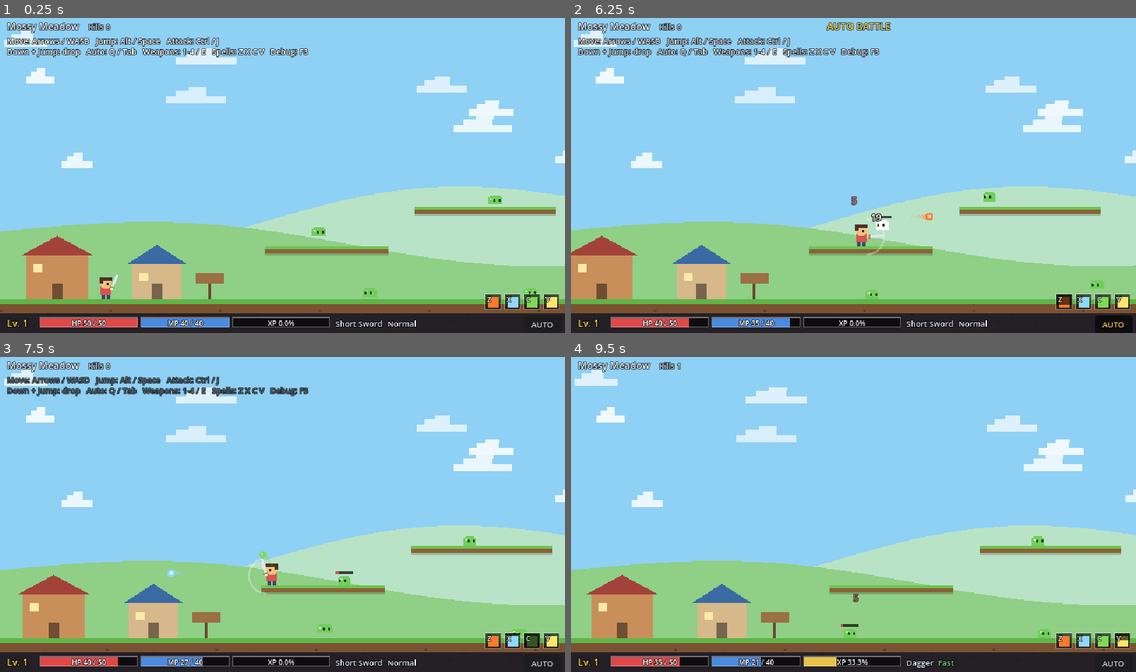
Above: before the commit, frames 1-4 (two rows, left to right).
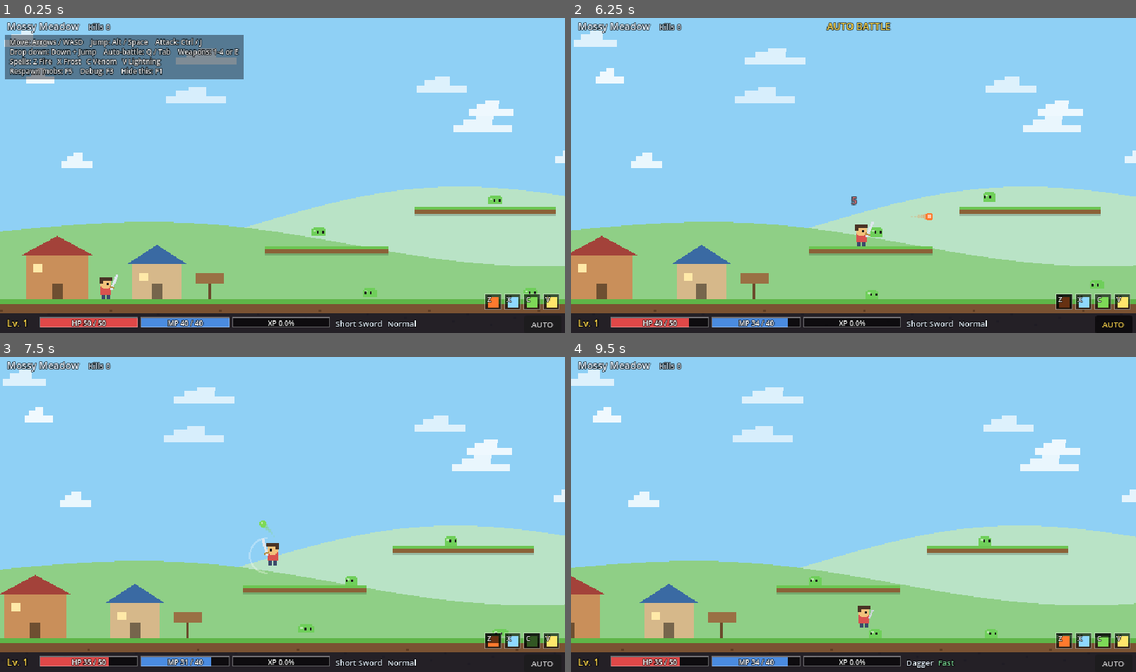
Above: after the commit, the same moments.

Repository: Daggenthal/Simmo
Game: Godot game, scene res://main.tscn
The game is run twice, just before and just after one commit, with the same random seed, the same clock (stepped at 60 frames per second) and the same inputs.
Inputs (mouse positions are in pixels of both pictures, inside the frame that each line leads up to):
- Up to frame 1 (0.25 s): no input
- Up to frame 2 (6.25 s): click "AUTO" at 0.5 s; move the mouse to (977, 159) at 1.27 s; hold Ctrl (attack) 1.28-2.03 s; hold Right (move_right) 1.28-2.78 s; click (977, 159) at 1.42 s; tap Alt (jump) at 1.52, 1.82, 2.27, 2.57, 3.6, 3.77, 4.07, 4.52, 4.82, 5.27, 5.57 s; tap Q (auto_battle) at 1.55, 2.1, 4.55, 5.1 s; move the mouse to (740, 191) at 2.02 s; tap J at 2.3, 2.85, 5.3 s; move the mouse to (910, 106) at 2.77 s; hold Left (move_left) 2.78-3.53 s; hold Alt (jump) 2.78-3.53 s; move the mouse to (825, 238) at 3.52 s; hold Right (move_right) 3.53-5.03 s; click (825, 238) at 3.67 s; tap Ctrl (attack) at 3.8 s; move the mouse to (1023, 222) at 4.27 s; hold Ctrl (attack) 4.28-5.03 s; tap F1 (help_toggle, bound only after the commit) at 4.9 s; move the mouse to (684, 128) at 5.02 s; hold Left (move_left) 5.03-5.78 s; move the mouse to (881, 175) at 5.77 s; hold Right (move_right) from 5.78 s (still down); hold Alt (jump) from 5.78 s (still down); tap Z (spell_1) at 5.85 s; click (881, 175) at 5.92 s
- Up to frame 3 (7.5 s): move the mouse to (197, 432) at 6.52 s; release Right (move_right) at 6.53 s; release Alt (jump) at 6.53 s; hold Left (move_left) from 6.53 s (still down); tap X (spell_2) at 6.6 s; tap Alt (jump) at 6.77, 7.07 s; tap Ctrl (attack) at 6.8 s; move the mouse to (406, 498) at 7.27 s; hold Q (auto_battle) from 7.28 s (still down); tap C (spell_3) at 7.35 s
- Up to frame 4 (9.5 s): tap Alt (jump) at 7.52, 7.82, 8.27, 8.57, 9.05 s; move the mouse to (740, 530) at 8.02 s; release Left (move_left) at 8.03 s; release Q (auto_battle) at 8.03 s; hold Right (move_right) from 8.03 s (still down); tap V (spell_4) at 8.1 s; click (740, 530) at 8.17 s; tap J at 8.3 s; move the mouse to (910, 445) at 8.77 s; hold 1 (weapon_1) from 8.78 s (still down)

The runs differ from the first frame. In frame 1, 5.9% of the frame differs, in the area x 0-55%, y 5-20%; in frame 2, 1.9%; in frame 3, 6.7%; in frame 4, 8.6%, in the area x 0-100%, y 1-99%.

Commit message:
Spell pacing: 1s global cooldown, longer spell cooldowns, casting locks the weapon; controls panel stays on screen (F1 toggles)
Co-Authored-By: Claude Opus 5.5 <noreply@anthropic.com>

Diff:
--- a/data/balance.json
+++ b/data/balance.json
@@ -27,9 +27,10 @@
     "auto_stick_bonus": 40.0,
     "max_mp": 40,
     "mp_per_level": 5,
-    "mp_regen": 3.0,
-    "global_cast_cooldown": 0.35,
-    "auto_use_spells": true
+    "mp_regen": 1.5,
+    "global_cast_cooldown": 1.0,
+    "auto_use_spells": true,
+    "attack_blocks_cast": 0.3
   },
   "mobs": {
     "green_slime": {
@@ -146,7 +147,7 @@
       "key": "Z",
       "kind": "bolt",
       "mp": 6,
-      "cooldown": 1.2,
+      "cooldown": 4.0,
       "damage_min": 9,
       "damage_max": 13,
       "speed": 240,
@@ -159,7 +160,7 @@
       "key": "X",
       "kind": "bolt",
       "mp": 6,
-      "cooldown": 1.0,
+      "cooldown": 5.0,
       "damage_min": 8,
       "damage_max": 11,
       "speed": 220,
@@ -172,7 +173,7 @@
       "key": "C",
       "kind": "lob",
       "mp": 5,
-      "cooldown": 0.9,
+      "cooldown": 3.0,
       "damage_min": 4,
       "damage_max": 6,
       "speed": 150,
@@ -187,7 +188,7 @@
       "key": "V",
       "kind": "chain",
       "mp": 12,
-      "cooldown": 2.5,
+      "cooldown": 9.0,
       "damage_min": 14,
       "damage_max": 19,
       "range": 150,
--- a/scripts/game_input.gd
+++ b/scripts/game_input.gd
@@ -19,6 +19,7 @@
 	"spell_2": [KEY_X],
 	"spell_3": [KEY_C],
 	"spell_4": [KEY_V],
+	"help_toggle": [KEY_F1],
 	"debug_toggle": [KEY_F3],
 	"respawn_mobs": [KEY_F5],
 }
@@ -37,6 +38,7 @@
 	"spell_3": [JOY_BUTTON_LEFT_STICK],
 	"spell_4": [JOY_BUTTON_RIGHT_STICK],
 	"debug_toggle": [JOY_BUTTON_BACK],
+	"help_toggle": [JOY_BUTTON_START],
 }
 
 func _ready() -> void:
--- a/scripts/hud.gd
+++ b/scripts/hud.gd
@@ -6,6 +6,13 @@
 var world: World
 var map_name := "Mossy Meadow"
 var _hint_time := 8.0
+var show_help := true
+const HELP_LINES := [
+	"Move: Arrows / WASD    Jump: Alt / Space    Attack: Ctrl / J",
+	"Drop down: Down + Jump    Auto-battle: Q / Tab    Weapons: 1-4 or E",
+	"Spells: Z Fire   X Frost   C Venom   V Lightning",
+	"Respawn mobs: F5    Debug: F3    Hide this: F1",
+]
 var _font: Font
 var _auto_btn: Button
 
@@ -73,11 +80,9 @@
 	# Map name, top left
 	_text(Vector2(8, 16), map_name, Color("#e8f3ff"), 11)
 	_text(Vector2(8 + _font.get_string_size(map_name, HORIZONTAL_ALIGNMENT_LEFT, -1, 11).x + 10, 16), "Kills %d" % player.kills, Color("#cfd8e3"), 9)
-	# Controls hint fades out
-	if _hint_time > 0.0:
-		var a := clampf(_hint_time / 2.0, 0.0, 1.0)
-		_text(Vector2(8, 32), "Move: Arrows / WASD   Jump: Alt / Space   Attack: Ctrl / J", Color(1, 1, 1, a), 9)
-		_text(Vector2(8, 44), "Down + Jump: drop   Auto: Q / Tab   Weapons: 1-4 / E   Spells: Z X C V   Debug: F3", Color(1, 1, 1, a), 9)
+	# Controls panel: stays on screen, F1 hides or shows it.
+	if show_help:
+		_draw_help()
 	if Log.debug:
 		_draw_debug(vs)
 
@@ -124,3 +129,14 @@
 			draw_rect(Rect2(r.position, Vector2(size, size * frac)), Color(0, 0, 0, 0.6))
 		draw_rect(r, Color(1, 1, 1, 0.4), false, 1.0)
 		_text(r.position + Vector2(2, 9), String(sp.key), Color.WHITE, 8)
+
+func _draw_help() -> void:
+	var w := 0.0
+	for line in HELP_LINES:
+		w = maxf(w, _font.get_string_size(line, HORIZONTAL_ALIGNMENT_LEFT, -1, 8).x)
+	var r := Rect2(6, 22, w + 10, HELP_LINES.size() * 11 + 6)
+	draw_rect(r, Color(0.05, 0.06, 0.1, 0.45))
+	var y := r.position.y + 11
+	for line in HELP_LINES:
+		_text(Vector2(r.position.x + 5, y), line, Color(1, 1, 1, 0.9), 8)
+		y += 11.0
--- a/scripts/main.gd
+++ b/scripts/main.gd
@@ -93,6 +93,8 @@
 	if event.is_action_pressed("debug_toggle"):
 		Log.debug = not Log.debug
 		Log.info("Debug mode %s" % ("on" if Log.debug else "off"))
+	elif event.is_action_pressed("help_toggle"):
+		hud.show_help = not hud.show_help
 	elif event.is_action_pressed("auto_battle"):
 		player.set_auto_battle(not player.auto_battle)
 	elif event.is_action_pressed("weapon_1"):
--- a/scripts/player.gd
+++ b/scripts/player.gd
@@ -42,6 +42,7 @@
 var imbue_element := ""
 var casts := 0
 var last_chain: Array = []
+var cast_log: Array = []  # [physics frame, spell id] for tests and pacing checks
 var _auto_retarget := 0.0
 var _auto_target: Mob = null
 var _auto_was_manual := false
@@ -177,10 +178,11 @@
 	if i.jump_release and velocity.y < 0.0:
 		velocity.y *= 0.5
 
+	# Spells first: a cast locks out the weapon for the global cooldown, so they can't fire together.
+	if i.get("spell", "") != "":
+		cast(i.spell)
 	if i.attack and _attack_cd <= 0.0:
 		attack()
-	if i.get("spell", "") != "":
-		cast(i.spell)
 
 func set_auto_battle(on: bool) -> void:
 	auto_battle = on
@@ -287,9 +289,14 @@
 	var sp: Dictionary = spells[id]
 	mp -= float(sp.mp)
 	spell_cd[id] = float(sp.cooldown)
-	_cast_cd = float(cfg.get("global_cast_cooldown", 0.35))
+	var gcd := float(cfg.get("global_cast_cooldown", 1.0))
+	_cast_cd = gcd
+	_attack_cd = maxf(_attack_cd, gcd)
 	imbue_element = String(sp.element)
 	casts += 1
+	cast_log.append([Engine.get_physics_frames(), id])
+	if cast_log.size() > 200:
+		cast_log.pop_front()
 	_swing_time = 0.18
 	_swing_len = 0.18
 	var target := _aim_target(float(sp.range))
@@ -432,6 +439,7 @@
 ## The hit lands after the weapon's wind-up; the next swing waits for the cooldown.
 func attack() -> void:
 	var scale := float(cfg.get("attack_speed_scale", 1.0))
+	_cast_cd = maxf(_cast_cd, float(cfg.get("attack_blocks_cast", 0.3)))
 	_attack_cd = float(weapon.cooldown) * scale
 	_swing_len = maxf(float(weapon.windup) * scale + 0.16, 0.2)
 	_swing_time = _swing_len
--- a/tests/magic_test.gd
+++ b/tests/magic_test.gd
@@ -200,6 +200,7 @@
 				p.position = Vector2(120, 330)
 				p.mp = p.max_mp
 				Comb.combo_counts.clear()
+				p.cast_log.clear()
 				_casts0 = p.casts
 				_kills0 = p.kills
 				p.set_auto_battle(true)
@@ -207,9 +208,10 @@
 				var combos := 0
 				for k in Comb.combo_counts:
 					combos += Comb.combo_counts[k]
-				_check(p.casts - _casts0 >= 10, "auto-battle casts spells (%d casts in 60s)" % (p.casts - _casts0))
+				_check(p.casts - _casts0 >= 10 and p.casts - _casts0 <= 45, "auto-battle casts spells at a sane pace (%d casts in 60s)" % (p.casts - _casts0))
 				_check(p.kills - _kills0 >= 10, "auto-battle still kills steadily with spells (%d kills in 60s)" % (p.kills - _kills0))
 				_check(combos >= 1, "auto-battle sets up combos on its own (%s)" % str(Comb.combo_counts))
+				_check_pacing(p)
 				p.set_auto_battle(false)
 				_goto("done")
 		"done":
@@ -316,3 +318,31 @@
 	for node in _main.world.get_children():
 		if node.get_script() == ProjS:
 			node.queue_free()
+
+## No two spells within the global cooldown, and no spell again before its own cooldown.
+func _check_pacing(p) -> void:
+	var gcd_frames := int(round(float(p.cfg.global_cast_cooldown) * 60.0))
+	var min_gap := 99999
+	var last_by_id := {}
+	var early := []
+	for k in p.cast_log.size():
+		var f: int = p.cast_log[k][0]
+		var id: String = p.cast_log[k][1]
+		if k > 0:
+			min_gap = mini(min_gap, f - int(p.cast_log[k - 1][0]))
+		if last_by_id.has(id):
+			var need := int(round(float(p.spells[id].cooldown) * 60.0))
+			if f - int(last_by_id[id]) < need - 1:
+				early.append("%s after %d frames" % [id, f - int(last_by_id[id])])
+		last_by_id[id] = f
+	_check(min_gap >= gcd_frames - 1, "at least %.1fs between any two spells (closest pair %.2fs)" % [p.cfg.global_cast_cooldown, min_gap / 60.0])
+	_check(early.is_empty(), "no spell recast before its own cooldown %s" % (str(early) if not early.is_empty() else ""))
+	# Casting must lock out the weapon: no swing in the same frame as a cast.
+	var b0: int = p.swings
+	p._attack_cd = 0.0
+	p._cast_cd = 0.0
+	for k in p.spell_cd:
+		p.spell_cd[k] = 0.0
+	p.mp = p.max_mp
+	p._apply({"dir": 0.0, "jump": false, "jump_release": false, "down": false, "attack": true, "spell": "fireball"}, 1.0 / 60.0)
+	_check(p.swings == b0, "casting blocks a weapon swing in the same moment")
